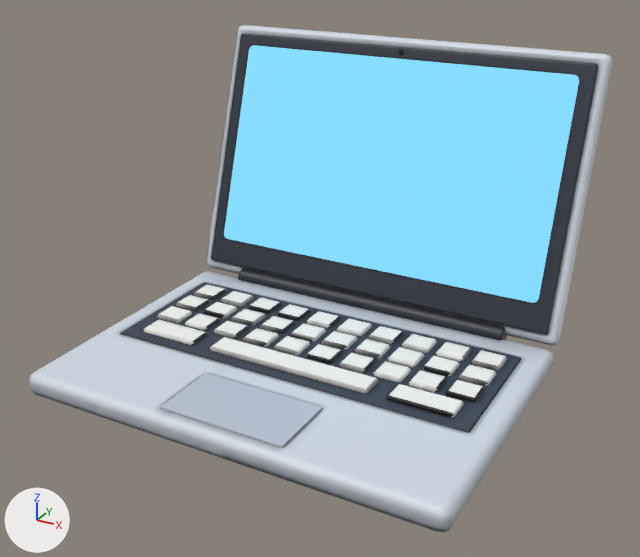
Two versions of the glTF model client/public/models/laptop.glb, one commit apart.
Rendered twice from a 50 mm lens placed at (0.287, -0.489, 0.331), pointed at (0.007, 0.022, 0.076). Every picture has the same lights, and +X, +Y and +Z are marked at lower left. The picture after the commit comes second.

Objects in the first picture: 'laptop'.
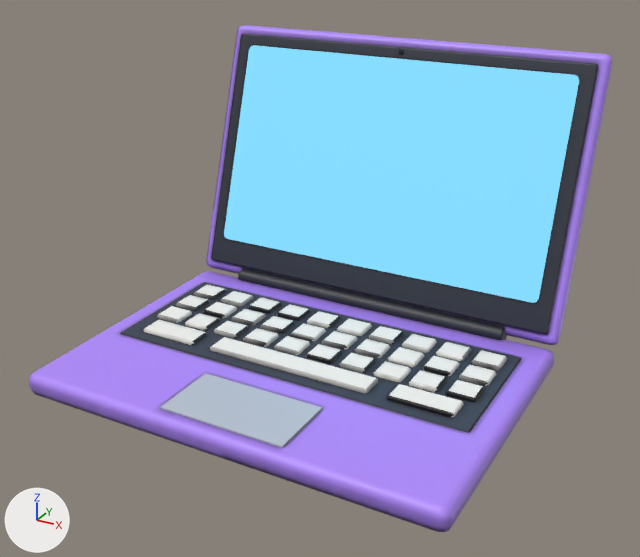
Pixel boxes [x1, y1, x2, y2] of what changed, in the pictures (640 x 557 px):
'laptop', surface changed (white to purple)
    both: [29, 25, 612, 532]

Patch to the scene script:
```diff
--- a/client/public/models/laptop.glb.py
+++ b/client/public/models/laptop.glb.py
@@ mat_accent @@
 n2 = _N.new('ShaderNodeMix'); n2.name = 'Mix'
 n2.inputs[0].default_value = 1.0  # 'Factor'
-n2.inputs[7].default_value = (0.665, 0.716, 0.791, 1.0)  # 'B', white #d5dce6
+n2.inputs[7].default_value = (0.456, 0.262, 1.0, 1.0)  # 'B', purple #b48cff
 n3 = _N.new('ShaderNodeTexImage'); n3.name = 'Image Texture'
```
